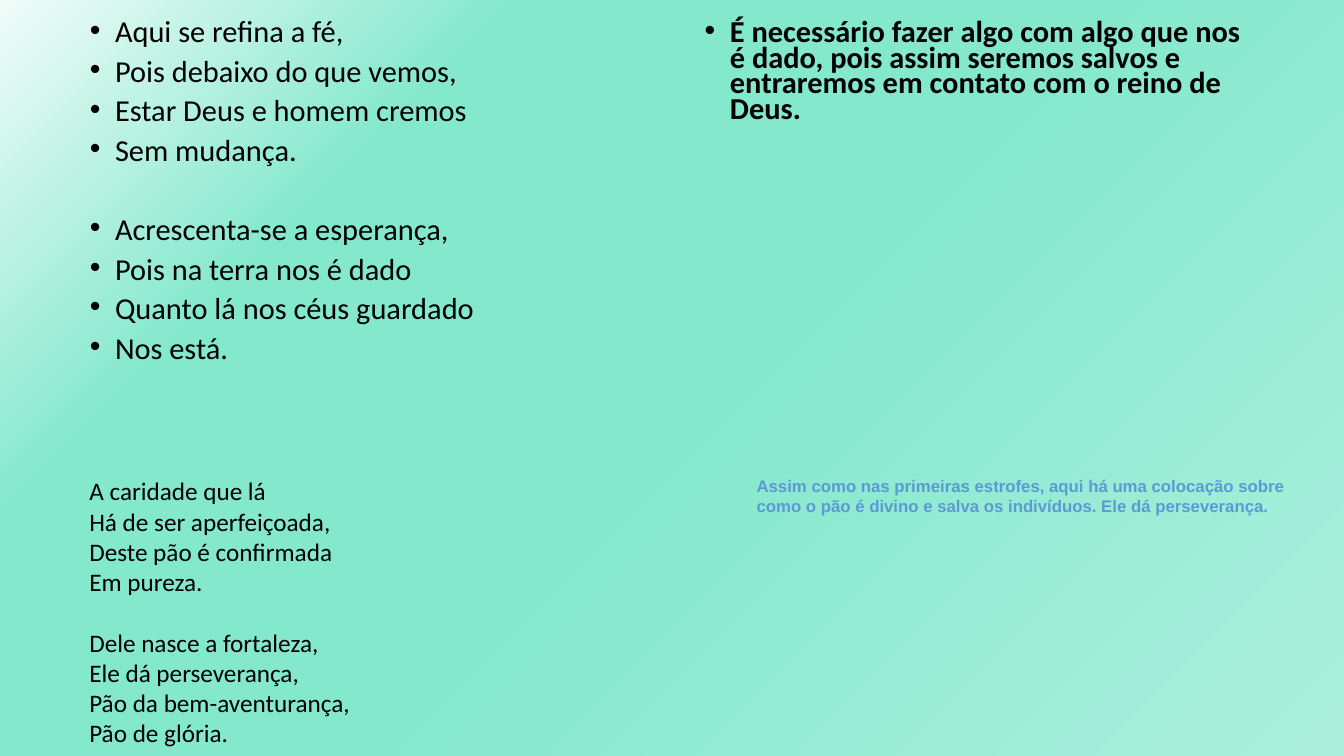
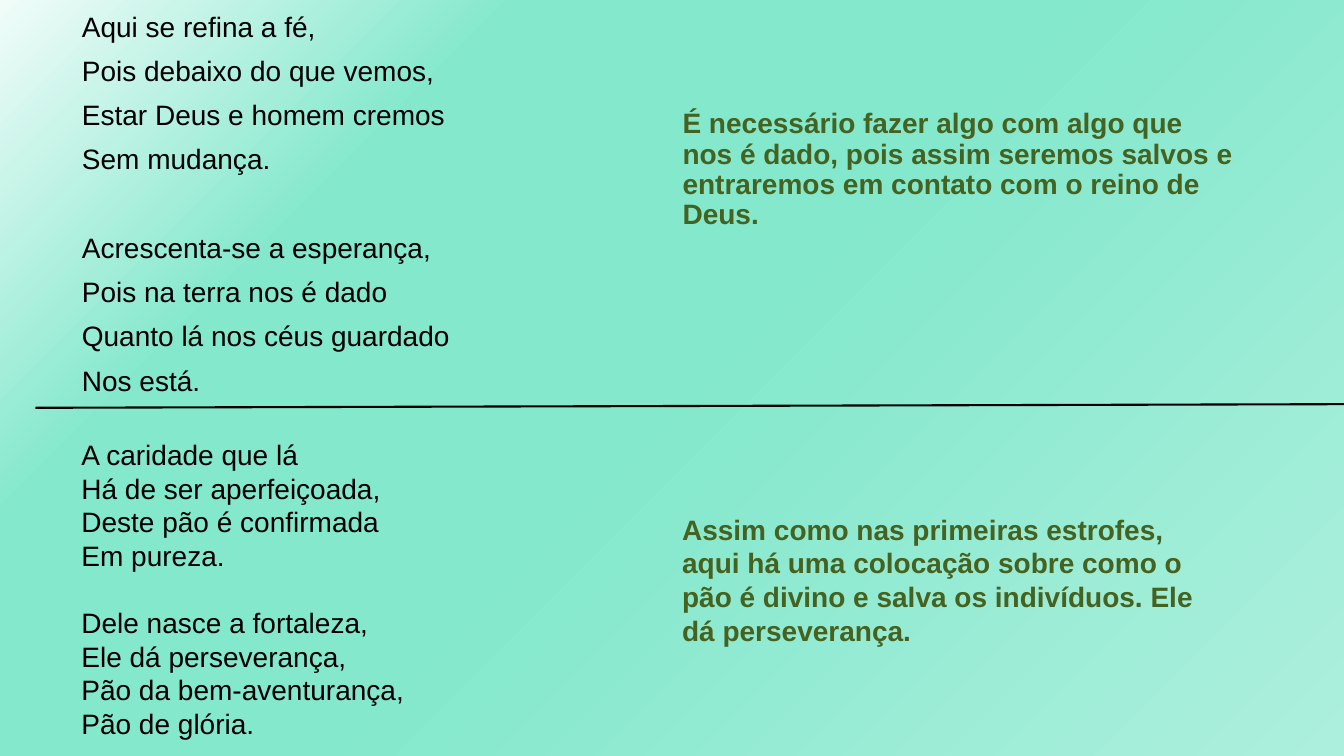
Before and after one commit to GabrielDSS0/ETEC-Coisas-Escolares, a slide deck: slide 10 of 1 etim ds 2022/LPL/Padre José de Anchieta - Poema/Ao Santíssimo Sacramento.pptx. Drawn at 1344x756 pixels with LibreOffice and Linux fonts; fonts in the diff are those of the drawing. Boxes give left, top, right and bottom in pixels: in the first picture for what was removed or moved away, otherwise in the second. Text is boxed around its words. In the diff, an @@ line names an element or a change of style, - is before the commit and + after.

```diff
--- a/1 etim ds 2022/LPL/Padre José de Anchieta - Poema/Ao Santíssimo Sacramento.pptx
+++ b/1 etim ds 2022/LPL/Padre José de Anchieta - Poema/Ao Santíssimo Sacramento.pptx
@@ text "Aqui se refina a fé,": place and size @@
-text "Aqui se refina a fé," at bbox=[115, 21, 474, 360]
+text "Aqui se refina a fé," at bbox=[82, 16, 449, 392]
@@ text "Aqui se refina a fé," at bbox=[82, 16, 449, 392]: size 21.7 to 20 pt, font Calibri to Arial; bullet • to none; line spacing 0.7 to 0.9 @@
@@ text "É necessário fazer algo com ...": place and size @@
-text "É necessário fazer algo com ..." at bbox=[730, 17, 1240, 120]
+text "É necessário fazer algo com ..." at bbox=[683, 111, 1233, 225]
@@ text "É necessário fazer algo com ..." at bbox=[683, 111, 1233, 225]: size 21.7 to 20 pt, font Calibri to Arial, text colour #000000 to #466221; bullet • to none; line spacing 0.7 to 0.9 @@
@@ line added from (35, 408) to (1344, 404), #000000 1.5 pt @@
@@ text "A caridade que lá": place and size @@
-text "A caridade que lá" at bbox=[89, 482, 350, 747]
+text "A caridade que lá" at bbox=[81, 444, 404, 739]
@@ text "A caridade que lá" at bbox=[81, 444, 404, 739]: size 18 to 20 pt, font Calibri to Arial @@
@@ text "Assim como nas primeiras estrofes, ...": place and size @@
-text "Assim como nas primeiras estrofes, ..." at bbox=[757, 480, 1284, 515]
+text "Assim como nas primeiras estrofes, ..." at bbox=[682, 519, 1193, 646]
@@ text "Assim como nas primeiras estrofes, ..." at bbox=[682, 519, 1193, 646]: size 12 to 20 pt, text colour #5B9AD5 to #466221 @@
```
Also in this commit, not shown: 14 other slides changed, 2 slides added.
